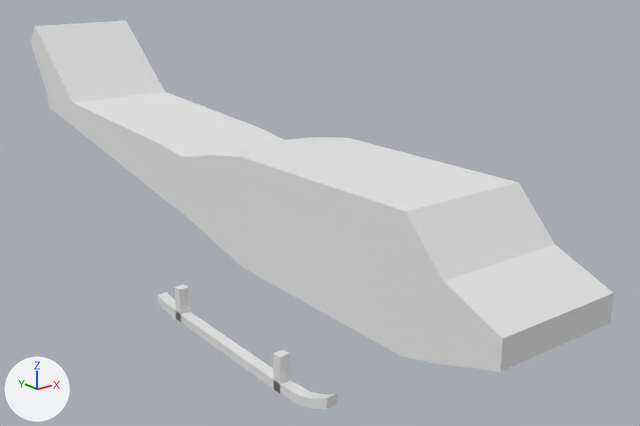
One commit to the Blender file working/subahu/helicopter/helicopter.blend: the scene before it, then after it.
Before and after are seen from a 50 mm camera at (-4.62, -6.17, 1.48) aimed at (0.31, -0.01, -0.98). The lights are fixed; the arrows at lower left show +X, +Y and +Z.
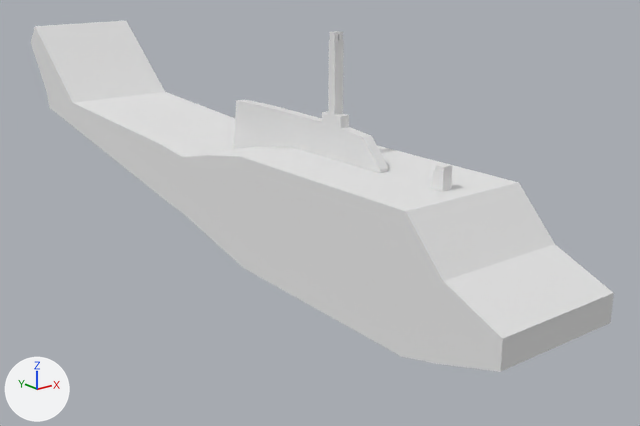
Changed parts and their boxes (x1, y1, x2, y2) in the pictures (640 x 426 px):
```json
{"object": "Cube.004", "change": "added", "after": [233, 31, 389, 173]}
{"object": "Cube.003", "change": "moved", "before": [158, 292, 337, 409], "on screen": "not visible afterwards"}
{"object": "Cube.001", "change": "moved", "before": [273, 350, 290, 393], "on screen": "not visible afterwards"}
{"object": "Cube.005", "change": "added", "after": [431, 163, 452, 192]}
{"object": "Cube.002", "change": "moved", "before": [175, 284, 190, 322], "on screen": "not visible afterwards"}
```

Edits to the scene script, one JSON object a line:
```json
{"op": "add", "block": "me_cube_004", "code": ["me_cube_004 = bpy.data.meshes.new('Cube.004')", "me_cube_004.from_pydata(...)  # 72 vertices, 69 faces; spans x 0.0..1.0, y -15.3..37.9, z -5.0..2.6"]}
{"op": "add", "block": "me_cube_005", "code": ["me_cube_005 = bpy.data.meshes.new('Cube.005')", "me_cube_005.from_pydata([(-1.0, -1.0, -1.0), (-1.0, -1.0, 0.34), (-1.0, 1.87, -1.0), (-1.0, 0.89, 0.34), (1.0, -1.0, -1.0), (1.0, -1.0, 0.34), (1.0, 1.87, -1.0), (1.0, 0.89, 0.34), (-1.0, -1.0, -0.33), (-1.0, 1.87, -0.33), (1.0, 1.87, -0.33), (1.0, -1.0, -0.33)], [], [(8, 9, 2, 0), (9, 10, 6, 2), (10, 11, 4, 6), (11, 8, 0, 4), (0, 2, 6, 4), (5, 7, 3, 1), (5, 1, 8, 11), (7, 5, 11, 10), (3, 7, 10, 9), (1, 3, 9, 8)])"]}
{"op": "set", "path": "ob_cube_003.location", "old": "(-1.257, -0.826, -1.567)", "new": "(0.0, -0.826, -1.567)"}
{"op": "set", "path": "ob_cube_002.location", "old": "(-1.257, -0.142, -1.426)", "new": "(0.0, -0.142, -1.426)"}
{"op": "set", "path": "ob_cube_001.location", "old": "(-1.257, -1.528, -1.494)", "new": "(0.0, -1.528, -1.494)"}
{"op": "add", "block": "ob_cube_004", "code": ["ob_cube_004 = bpy.data.objects.new('Cube.004', me_cube_004)", "ob_cube_004.location = (0.0, -0.602, 0.321)", "ob_cube_004.scale = (0.0458, 0.0393, 0.162)", "_m = ob_cube_004.modifiers.new('Mirror', 'MIRROR')"]}
{"op": "add", "block": "ob_cube_005", "code": ["ob_cube_005 = bpy.data.objects.new('Cube.005', me_cube_005)", "ob_cube_005.location = (0.0, -1.838, -0.16)", "ob_cube_005.scale = (0.0458, 0.0393, 0.145)"]}
```
